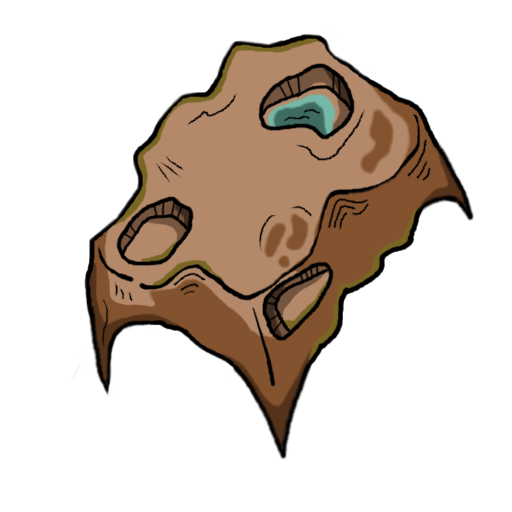
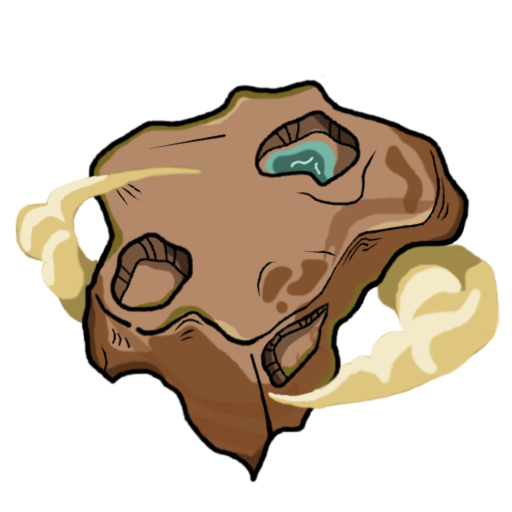
Before/after of a 512 x 512 layered artwork. What changed in the layer stack:
removed layer "border_shard" over (70, 138, 479, 461)
added layer "border_over_dust" above "dust_highlight" over (81, 222, 464, 341)
added layer "dust_highlight" above "dust_next" over (18, 172, 483, 403)
renamed "ass_crater" to "dust_next", moved it above "dust_back", painted on it over (14, 62, 501, 411)
removed layer "ass_shard" over (86, 145, 470, 448)
renamed "shade]" to "dust_back", moved it above "canyon_border", painted on it over (14, 71, 499, 410)
added layer "canyon_border" above "shade2" over (109, 109, 362, 390)
added layer "shade2" above "shade" over (99, 133, 451, 374)
added layer "shade" above "border" over (93, 148, 442, 444)
painted on "border" over (81, 33, 470, 483)
added layer "shade_overlay" (51%) above "highlight_dark" over (96, 195, 439, 452)
added layer "highlight_dark" above "highlight_light" over (88, 73, 415, 417)
added layer "highlight_light" above "spots" over (199, 86, 444, 346)
added layer "spots" above "canyon_water_dark" over (261, 144, 424, 315)
renamed "highlight" to "canyon_water_dark", painted on it over (102, 33, 441, 387)
added layer "canyon_water_light" above "canyon_shade_color2" over (262, 139, 338, 186)
added layer "canyon_shade_color2" above "canyon_shade_color1" over (163, 100, 361, 387)
added layer "canyon_shade_color1" above "canyon_base_color" over (112, 110, 360, 387)
added layer "canyon_base_color" above "shade_color2" over (279, 305, 329, 373)
added layer "shade_color2" above "shade_color1" over (79, 175, 470, 479)
renamed "ass" to "shade_color1", painted on it over (82, 36, 469, 474)
added layer "base_color" above "akis_modifications.png" over (85, 83, 466, 478)
